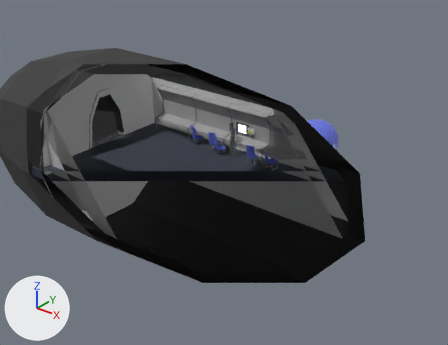
An edit to the glTF model static/models/Submarine.glb, drawn before and after from the same camera.
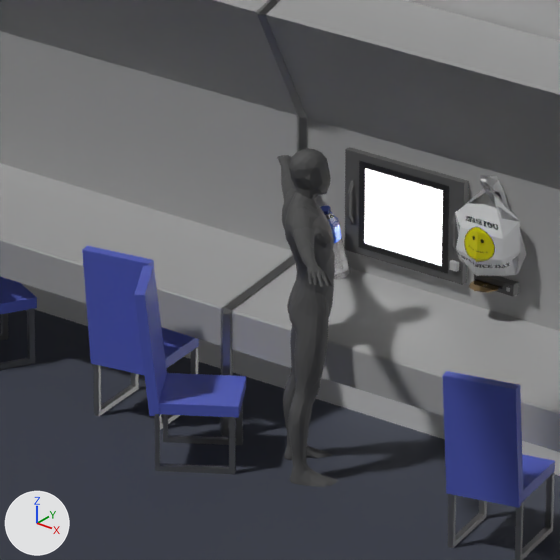
Each version appears first from a camera (50 mm lens) standing at (14.64, -16.12, 11.11) and looking at (-0.1, 2.3, -0.31), and next in a close-up on the part from 45% to 58% of the width and 31% to 48% of the height. The lights are fixed; the arrows at lower left show +X, +Y and +Z. Everything nearer to the camera than a plane just in front of the edit is cut away. Where no turn or scale is listed for an object, it has been applied to the vertices.

The first close-up shows 'Back Terminals', 'Back Wall', 'Bag', 'Chair 2', 'Chair 3', 'Chair4', 'Desk 2', 'Desk 3', 'Floor', 'Personagem_Pele_0', 'Screen', 'Top Terminals'.
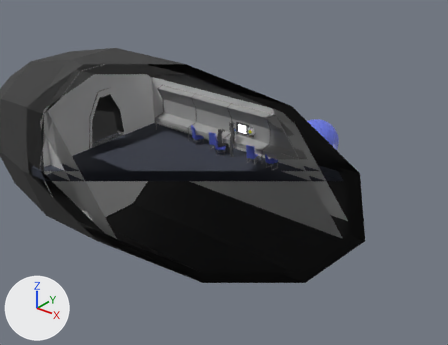
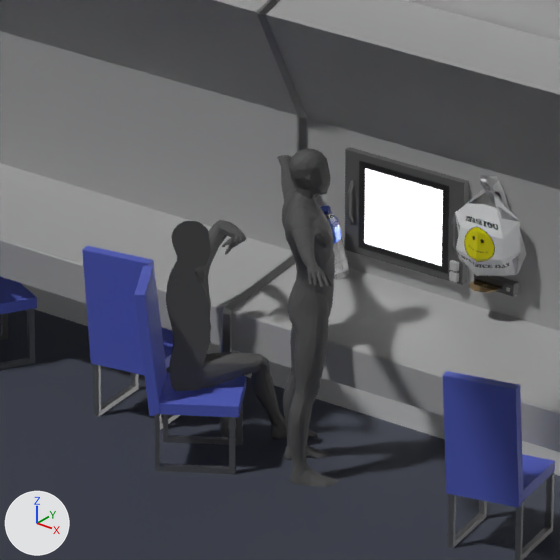
The change, as a list of edits to the scene's bpy script:
```text
Add mat_person_001:
    mat_person_001 = principled_material('Person.001')
    mat_person_001.base_color = (0.122, 0.122, 0.122)  # dark grey #626262
    mat_person_001.roughness = 0.655
Add me_personagem_pele_0_002:
    me_personagem_pele_0_002.from_pydata(...)  # 783 vertices, 1562 faces; spans x 0.494..0.97, y -2.247..-1.641, z -1.047..0.056
    me_personagem_pele_0_002.materials.append(mat_person_001)  # dark grey #626262
Add ob_button2:
    ob_button2 = bpy.data.objects.new('Button2', me_cube_013.copy())  # the mesh of ob_button
    ob_button2.location = (0.306, 3.383, 1.15)
Add ob_personagem_pele_0_002:
    ob_personagem_pele_0_002 = bpy.data.objects.new('Personagem_Pele_0.002', me_personagem_pele_0_002)
    ob_personagem_pele_0_002.location = (-1.214, 4.767, 1.366)
```

Changed parts and their boxes (x1, y1, x2, y2) in the close-ups (560 x 560 px):
'Personagem_Pele_0.002', added: after (166, 220, 318, 439)
'Button2', added: after (449, 271, 459, 282)
